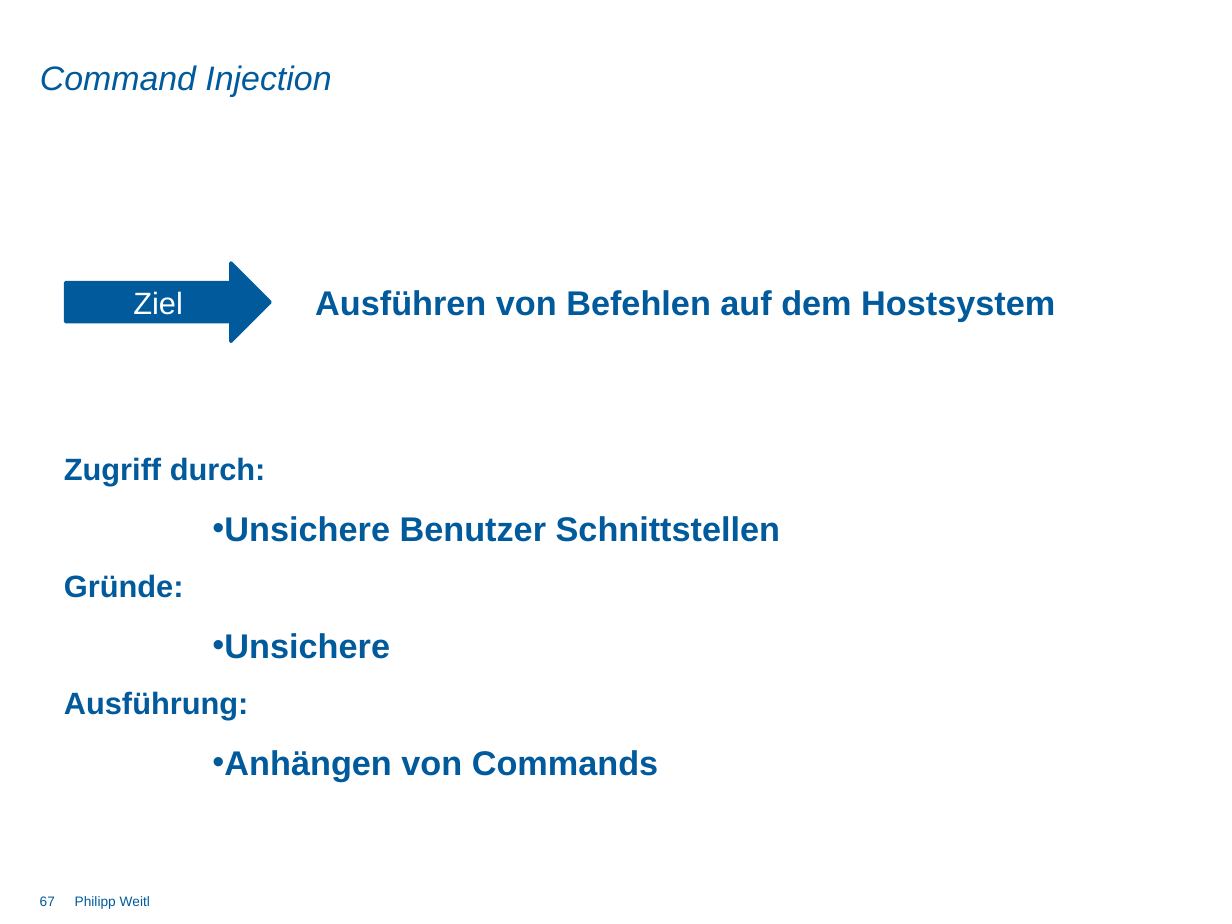
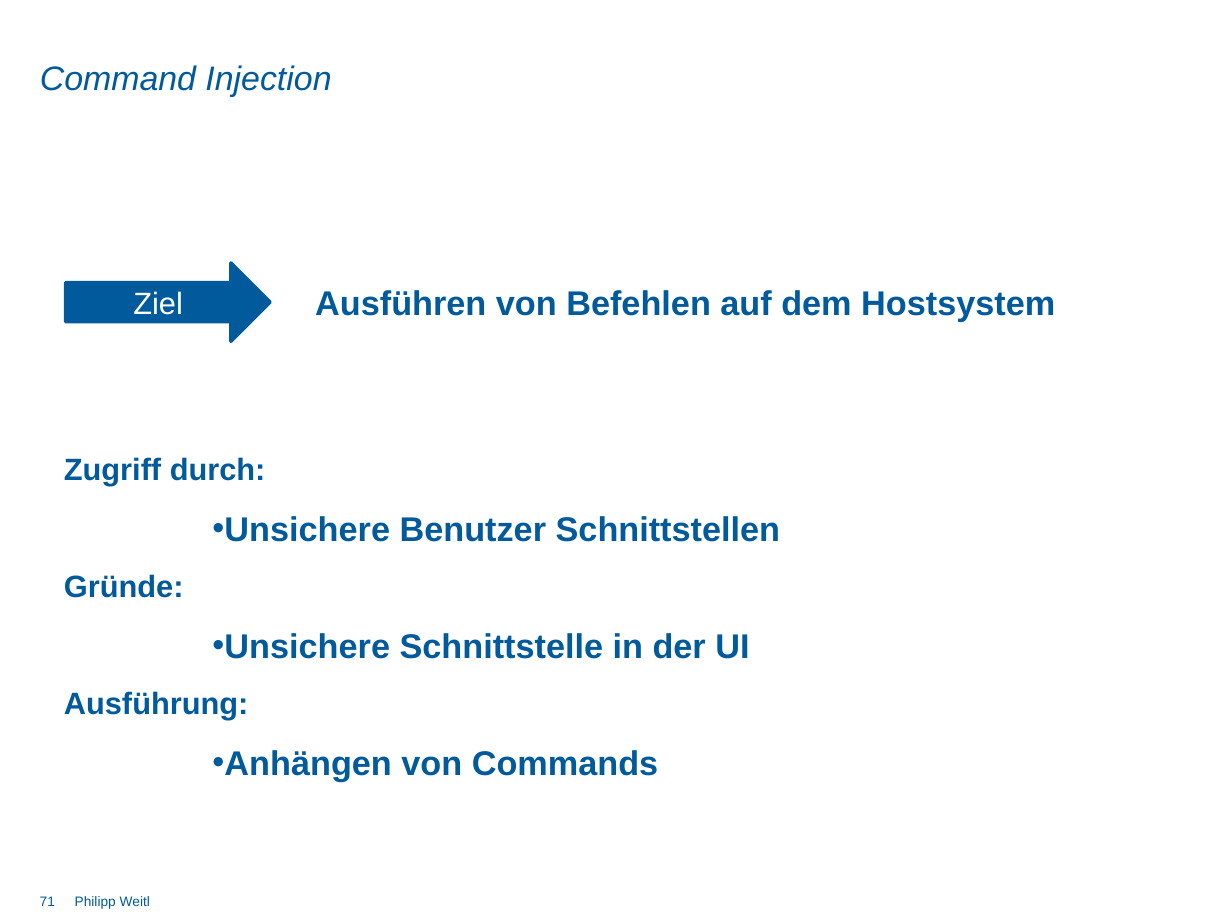
Before and after one commit to DominikSchlecht/masterProjWS15, a slide deck: slide 71 of Praesentation/Abschlusspräsentation/Endpräsentation_Gesamt.pptx (slide 67 before the commit). Drawn at 1232x924 pixels with LibreOffice and Linux fonts; fonts in the diff are those of the drawing; background and template pictures are left out. Boxes give left, top, right and bottom in pixels: in the first picture for what was removed or moved away, otherwise in the second. Text is boxed around its words. In the diff, an @@ line names an element or a change of style, - is before the commit and + after.

```diff
--- a/Praesentation/Abschlusspräsentation/Endpräsentation_Gesamt.pptx
+++ b/Praesentation/Abschlusspräsentation/Endpräsentation_Gesamt.pptx
@@ text at (224, 633, 749, 659): text changed @@
-  • Unsichere
+  • Unsichere Schnittstelle in der UI
@@ page number at (40, 896, 55, 906): text changed @@
-67
+71
```
Also in this commit, not shown: 17 other slides changed, 4 slides added, 1 other file.
